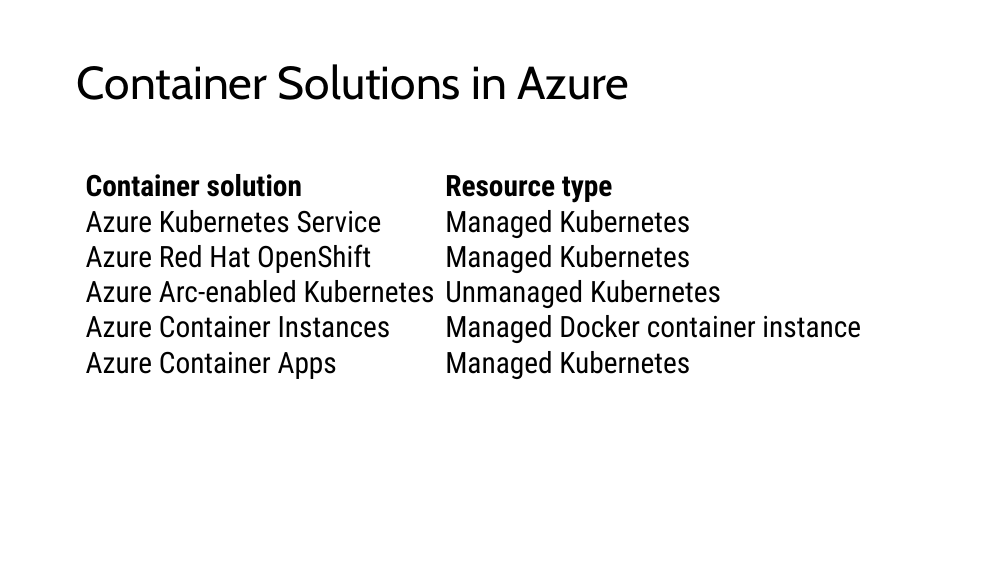
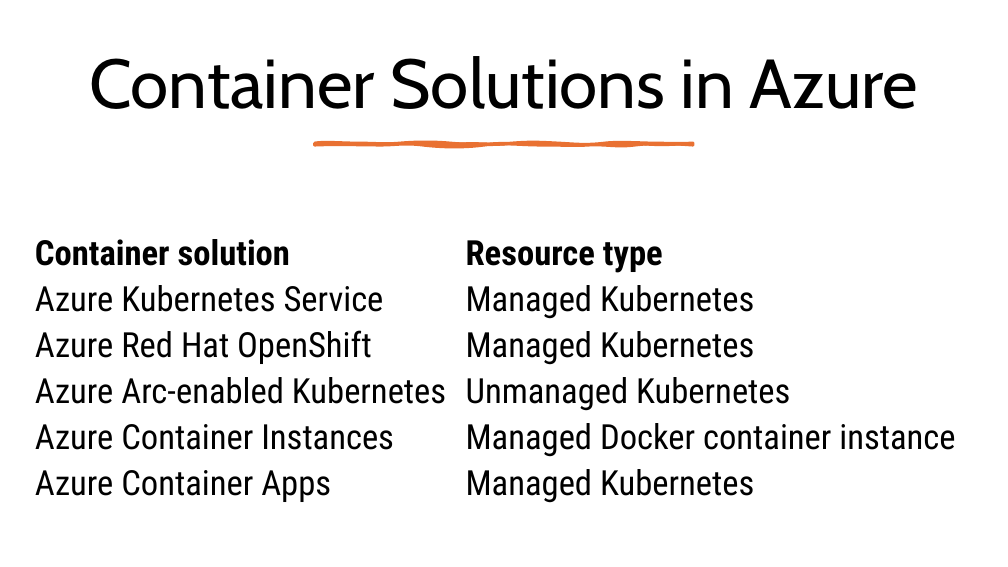
Before and after one commit to fhbilgen/AKSWorkshop, a slide deck: slide 4 of AKS.pptx. Drawn at 1008x567 pixels with LibreOffice and Linux fonts; fonts in the diff are those of the drawing. Boxes give left, top, right and bottom in pixels: in the first picture for what was removed or moved away, otherwise in the second. Text is boxed around its words. In the diff, an @@ line names an element or a change of style, - is before the commit and + after.

```diff
--- a/AKS.pptx
+++ b/AKS.pptx
@@ title "Container Solutions in Azure": place and size @@
-title "Container Solutions in Azure" at (77, 64, 629, 100)
+title "Container Solutions in Azure" at (89, 56, 918, 109)
@@ title "Container Solutions in Azure" at (89, 56, 918, 109): size 44 to 66 pt; alignment left to centre @@
@@ freeform shape added at (315, 144, 693, 145), fill #E97132, outline #E97132 3.25 pt @@
@@ table at (34, 228, 974, 507) @@
@@ size 28 to 33 pt @@
@@ table: place and size @@
-table at (85, 169, 871, 386)
+table at (34, 228, 974, 507)
```
Also in this commit, not shown: 7 other slides changed, 23 slides added, 27 other files.
